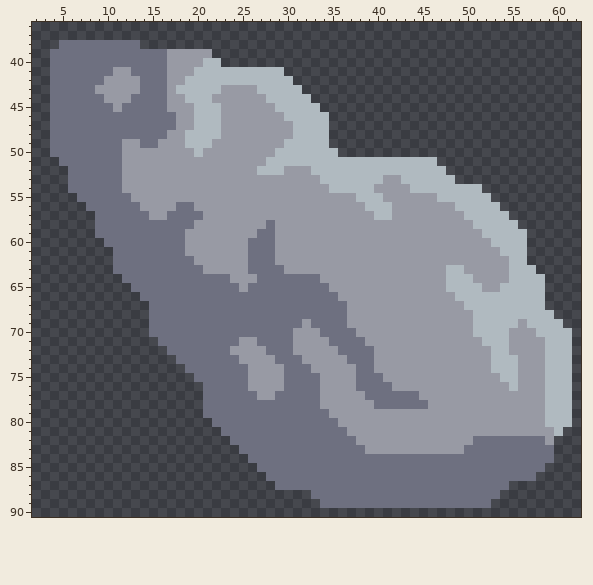
Sprite sheet: sprites/units/buffed/buffed-flare-left-arm1.png. The picture above is the old version.
The file is 68x94 pixels. Shown: x 2..62, y 36..90.
The same view after the edit:
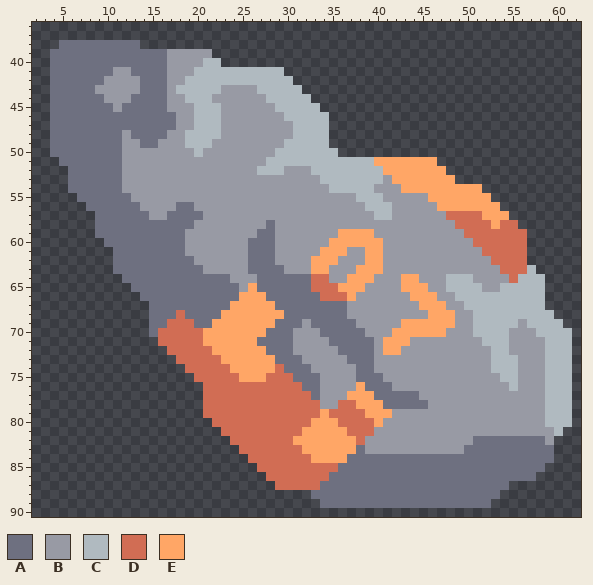
Palette (. is transparent): A #6e7080  B #989aa4  C #b0bac0  D #d16d54  E #ffa666
Edits made:
@@ x 2..62 @@
 47 ..AAAAAAAAAAAAAABBCCCBBBBBBBBCCCC............................
-48 ..AAAAAAAAAAAAABBCCCCBBBBBBBBCCCC............................
+48 ..AAAAAAAABAAAABBCCCCBBBBBBBBCCCC............................
 49 ..AAAAAAAABBAABBBCCCBBBBBBBBCCCCC............................
 50 ..AAAAAAAABBBBBBBBCBBBBBBBBCCCCCCC...........................
-51 ...AAAAAAABBBBBBBBBBBBBBBBCCCCCCCCCCCCCCCCCCC................
-52 ....AAAAAABBBBBBBBBBBBBBBCCCBBBCCCCCCCCCCCCCCC...............
-53 ....AAAAAABBBBBBBBBBBBBBBBBBBBBBCCCCCCCBBCCCCCC..............
-54 ....AAAAAABBBBBBBBBBBBBBBBBBBBBBBCCCCCBBBBCCCCCCCC...........
-55 .....AAAAAABBBBBBBBBBBBBBBBBBBBBBBBBCCCBBBBBBCCCCCC..........
-56 ......AAAAAABBBBAABBBBBBBBBBBBBBBBBBBCCCBBBBBBBCCCCC.........
-57 .......AAAAAABBAAAABBBBBBBBBBBBBBBBBBBCCBBBBBBBBCCCCC........
-58 .......AAAAAAAAAAABBBBBBBBABBBBBBBBBBBBBBBBBBBBBBCCCCC.......
-59 .......AAAAAAAAAABBBBBBBBAABBBBBBBBBBBBBBBBBBBBBBBCCCCC......
-60 ........AAAAAAAAABBBBBBBAAABBBBBBBBBBBBBBBBBBBBBBBBCCCC......
-61 .........AAAAAAAABBBBBBBAAABBBBBBBBBBBBBBBBBBBBBBBBBCCC......
-62 .........AAAAAAAAABBBBBBAAABBBBBBBBBBBBBBBBBBBBBBBBBBCC......
-63 .........AAAAAAAAAABBBBBAAAABBBBBBBBBBBBBBBBBBCCBBBBBCCC.....
-64 ..........AAAAAAAAAAAABBBAAAAAAABBBBBBBBBBBBBBCCCBBBBCCCC....
-65 ...........AAAAAAAAAAAABAAAAAAAAABBBBBBBBBBBBBCCCCBBCCCCC....
-66 ............AAAAAAAAAAAAAAAAAAAAAABBBBBBBBBBBBBCCCCCCCCCC....
-67 .............AAAAAAAAAAAAAAAAAAAAAABBBBBBBBBBBBBCCCCCCCCC....
-68 .............AAAAAAAAAAAAAAAAAAAAAABBBBBBBBBBBBBBCCCCCCCCC...
-69 .............AAAAAAAAAAAAAAAAABAAAABBBBBBBBBBBBBBCCCCCBCCCC..
-70 .............AAAAAAAAAAAAAAAABBBAAAABBBBBBBBBBBBBCCCCBBBCCCC.
-71 ..............AAAAAAAAABBAAAABBBBAAAABBBBBBBBBBBBBCCCBBBBCCC.
-72 ...............AAAAAAABBBBAAABBBBBAAAABBBBBBBBBBBBBCCBBBBCCC.
-73 ................AAAAAAABBBBAAABBBBBAAABBBBBBBBBBBBBCCCBBBCCC.
-74 .................AAAAAAABBBBAAABBBBBAABBBBBBBBBBBBBCCCBBBCCC.
-75 ..................AAAAAABBBBAAAABBBBAAABBBBBBBBBBBBBCCBBBCCC.
-76 ...................AAAAABBBBAAAABBBBAAAABBBBBBBBBBBBBCBBBCCC.
-77 ...................AAAAAABBAAAAABBBBBAAAAAABBBBBBBBBBBBBBCCC.
-78 ...................AAAAAAAAAAAAABBBBBBAAAAAABBBBBBBBBBBBBCCC.
-79 ...................AAAAAAAAAAAAAABBBBBBBBBBBBBBBBBBBBBBBBCCC.
-80 ....................AAAAAAAAAAAAAABBBBBBBBBBBBBBBBBBBBBBBCCC.
-81 .....................AAAAAAAAAAAAAABBBBBBBBBBBBBBBBBBBBBBBC..
-82 ......................AAAAAAAAAAAAAABBBBBBBBBBBBBAAAAAAAAB...
-83 .......................AAAAAAAAAAAAAABBBBBBBBBBBAAAAAAAAAA...
-84 ........................AAAAAAAAAAAAAAAAAAAAAAAAAAAAAAAAAA...
-85 .........................AAAAAAAAAAAAAAAAAAAAAAAAAAAAAAAA....
-86 ..........................AAAAAAAAAAAAAAAAAAAAAAAAAAAAAA.....
-87 ...........................AAAAAAAAAAAAAAAAAAAAAAAAAA........
+51 ...AAAAAAABBBBBBBBBBBBBBBBCCCCCCCCCCCCEEEEEEE................
+52 ....AAAAAABBBBBBBBBBBBBBBCCCBBBCCCCCCCCEEEEEEE...............
+53 ....AAAAAABBBBBBBBBBBBBBBBBBBBBBCCCCCCCBEEEEEEE..............
+54 ....AAAAAABBBBBBBBBBBBBBBBBBBBBBBCCCCCBBBEEEEEEEEE...........
+55 .....AAAAAABBBBBBBBBBBBBBBBBBBBBBBBBCCCBBBBBEEEEEEE..........
+56 ......AAAAAABBBBAABBBBBBBBBBBBBBBBBBBCCCBBBBBEEEEEEE.........
+57 .......AAAAAABBAAAABBBBBBBBBBBBBBBBBBBCCBBBBBBDDDDEEE........
+58 .......AAAAAAAAAAABBBBBBBBABBBBBBBBBBBBBBBBBBBBDDDDEDD.......
+59 .......AAAAAAAAAABBBBBBBBAABBBBBBBEEEEBBBBBBBBBBDDDDDDD......
+60 ........AAAAAAAAABBBBBBBAAABBBBBBEEEEEEBBBBBBBBBBDDDDDD......
+61 .........AAAAAAAABBBBBBBAAABBBBBEEEBBEEBBBBBBBBBBBDDDDD......
+62 .........AAAAAAAAABBBBBBAAABBBBEEEBBBEEBBBBBBBBBBBBDDDD......
+63 .........AAAAAAAAAABBBBBAAAABBBEEBBBEEEBBBBBBBBBBBBBDDDC.....
+64 ..........AAAAAAAAAAAABBBAAAAAADDBBEEEBBBEEBBBCCCBBBBDCCC....
+65 ...........AAAAAAAAAAAABEAAAAAADDDEEEBBBBEEEBBCCCCBBCCCCC....
+66 ............AAAAAAAAAAAEEEAAAAAADDDEBBBBBBEEEBBCCCCCCCCCC....
+67 .............AAAAAAAAAEEEEEAAAAAAAABBBBBBBBEEEBBCCCCCCCCC....
+68 .............AAADAAAAEEEEEEEAAAAAAABBBBBBBBBEEEBBCCCCCCCCC...
+69 .............AADDDAAEEEEEEEAAABAAAAABBBBBEEEEEEBBCCCCCBCCCC..
+70 .............ADDDDDEEEEEEEAAABBBAAAAABBBEEEEEEBBBCCCCBBBCCCC.
+71 ..............DDDDDEEEEEEAAAABBBBAAAAABEEEBBBBBBBBCCCBBBBCCC.
+72 ...............DDDDDEEEEEEAAABBBBBAAAABEEBBBBBBBBBBCCBBBBCCC.
+73 ................DDDDDEEEEEEAAABBBBBAAABBBBBBBBBBBBBCCCBBBCCC.
+74 .................DDDDDEEEEEDAAABBBBBAABBBBBBBBBBBBBCCCBBBCCC.
+75 ..................DDDDDEEEDDDAAABBBBAAABBBBBBBBBBBBBCCBBBCCC.
+76 ...................DDDDDDDDDDDAABBBBEAAABBBBBBBBBBBBBCBBBCCC.
+77 ...................DDDDDDDDDDDDABBBEEEAAAAABBBBBBBBBBBBBBCCC.
+78 ...................DDDDDDDDDDDDDBBDDEEEAAAAABBBBBBBBBBBBBCCC.
+79 ...................DDDDDDDDDDDDDEDDDDEEEBBBBBBBBBBBBBBBBBCCC.
+80 ....................DDDDDDDDDDDEEEDDDDEBBBBBBBBBBBBBBBBBBCCC.
+81 .....................DDDDDDDDDEEEEEDDDBBBBBBBBBBBBBBBBBBBBC..
+82 ......................DDDDDDDEEEEEEEDBBBBBBBBBBBBAAAAAAAAB...
+83 .......................DDDDDDDEEEEEEABBBBBBBBBBBAAAAAAAAAA...
+84 ........................DDDDDDDEEEEAAAAAAAAAAAAAAAAAAAAAAA...
+85 .........................DDDDDDDDDAAAAAAAAAAAAAAAAAAAAAAA....
+86 ..........................DDDDDDDAAAAAAAAAAAAAAAAAAAAAAA.....
+87 ...........................DDDDDAAAAAAAAAAAAAAAAAAAAA........
 88 ...............................AAAAAAAAAAAAAAAAAAAAA.........
